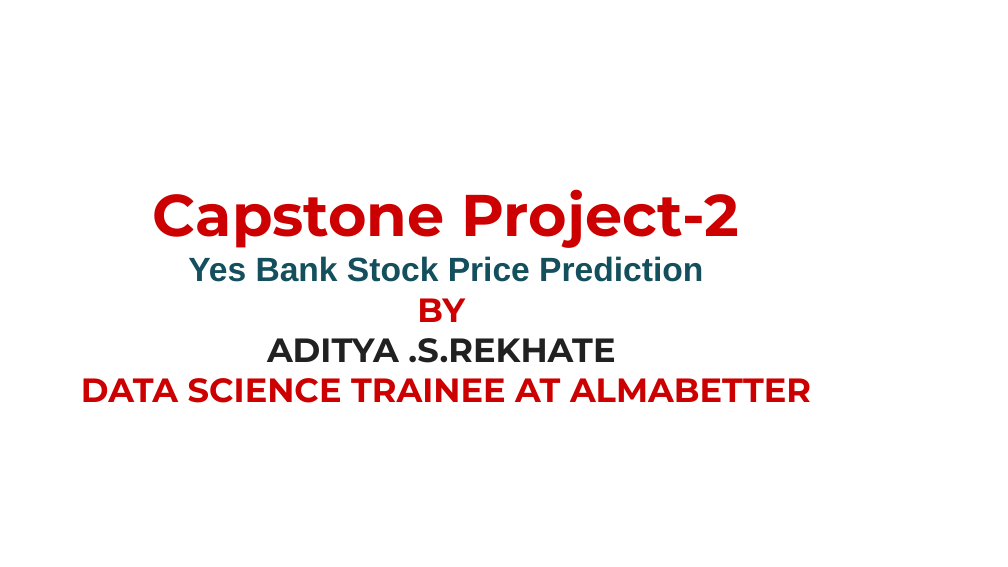
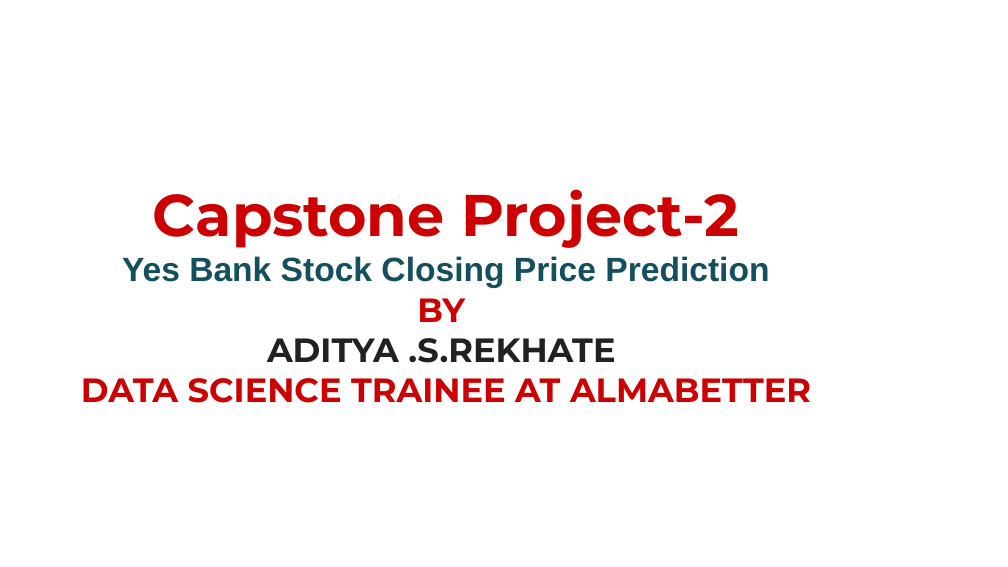
Before and after one commit to adityarekhate123/MACHINE-LEARNING-PROJECT, a slide deck: slide 1 of yes bank final.pptx. Drawn at 1008x567 pixels with LibreOffice and Linux fonts; fonts in the diff are those of the drawing; background and template pictures are left out. Boxes give left, top, right and bottom in pixels: in the first picture for what was removed or moved away, otherwise in the second. Text is boxed around its words. In the diff, an @@ line names an element or a change of style, - is before the commit and + after.

```diff
--- a/yes bank final.pptx
+++ b/yes bank final.pptx
@@ title at bbox=[81, 189, 811, 403]: text changed @@
-Capstone Project-2
-Yes Bank Stock Price Prediction
-BY
-ADITYA .S.REKHATE
-DATA SCIENCE TRAINEE AT ALMABETTER
+Capstone Project-2
+Yes Bank Stock Closing Price Prediction
+BY
+ADITYA .S.REKHATE
+DATA SCIENCE TRAINEE AT ALMABETTER
```
